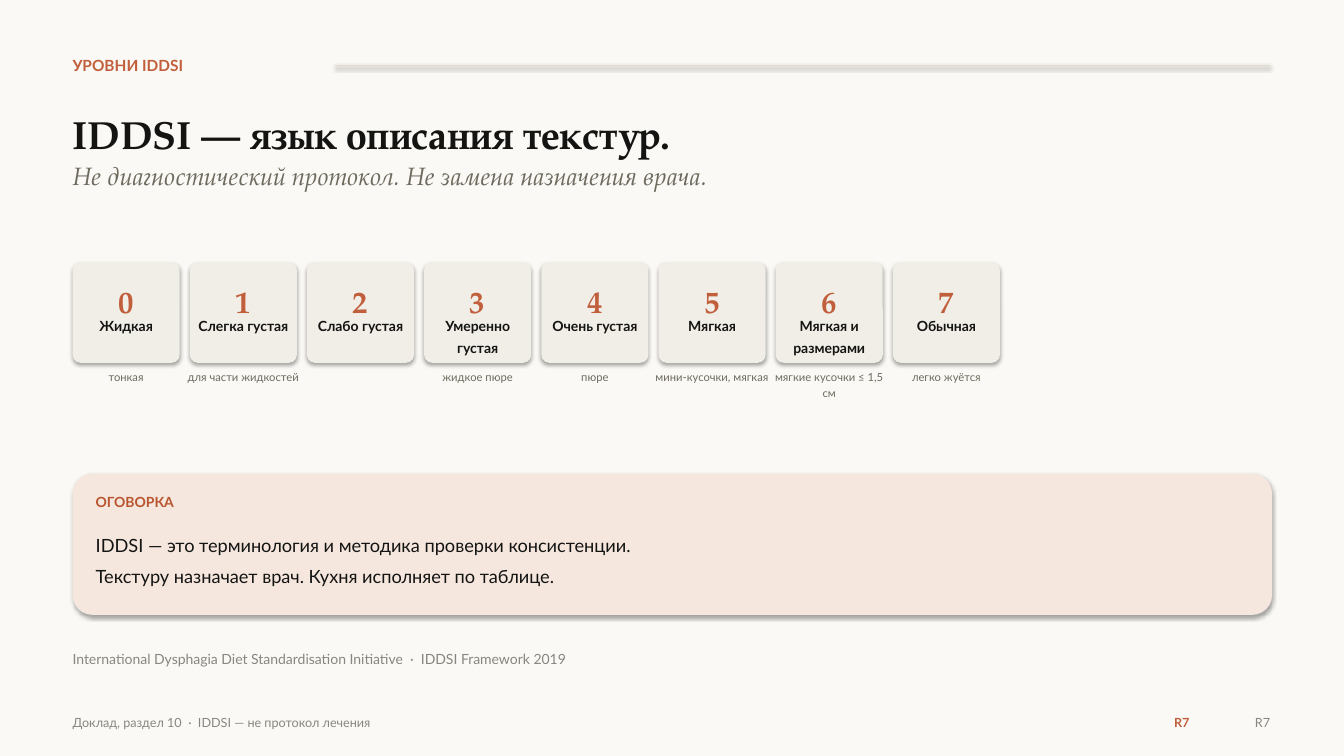
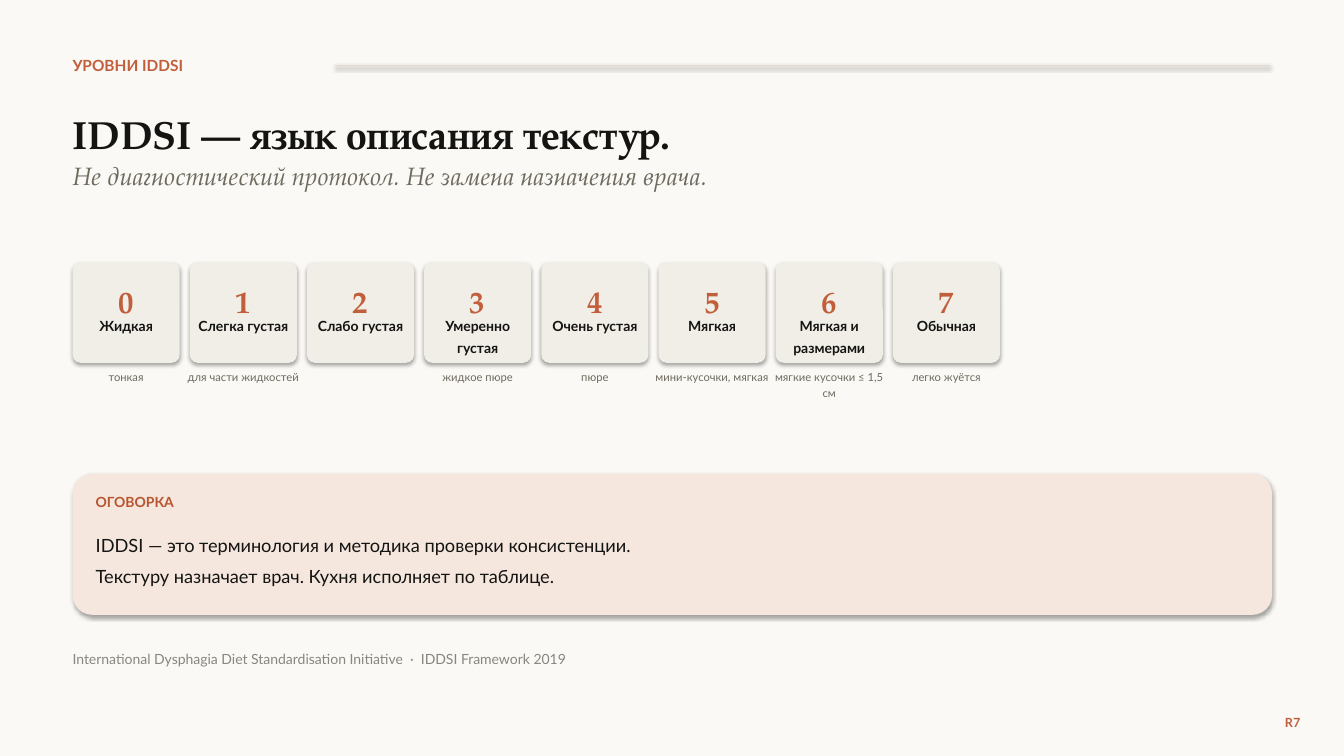
Before and after one commit to qlolp/seminar-variable-food-2026, a slide deck: slide 26 of 02_презентация/презентация_v6/Презентация_v6_Не_просто_накормить.pptx. Drawn at 1344x756 pixels with LibreOffice and Linux fonts; fonts in the diff are those of the drawing. Boxes give left, top, right and bottom in pixels: in the first picture for what was removed or moved away, otherwise in the second. Text is boxed around its words. In the diff, an @@ line names an element or a change of style, - is before the commit and + after.

```diff
--- a/02_презентация/презентация_v6/Презентация_v6_Не_просто_накормить.pptx
+++ b/02_презентация/презентация_v6/Презентация_v6_Не_просто_накормить.pptx
@@ text removed at box(73, 718, 371, 729) @@
-Доклад, раздел 10 · IDDSI — не протокол лечения
@@ text removed at box(1174, 718, 1189, 727) @@
-R7
@@ text "R7": place and size @@
-text "R7" at box(1255, 718, 1270, 727)
+text "R7" at box(1285, 718, 1300, 727)
@@ text "R7" at box(1285, 718, 1300, 727): text colour #87867F to #C15F3C, bold on @@
```
Also in this commit, not shown: 29 other slides changed, 22 other files.
